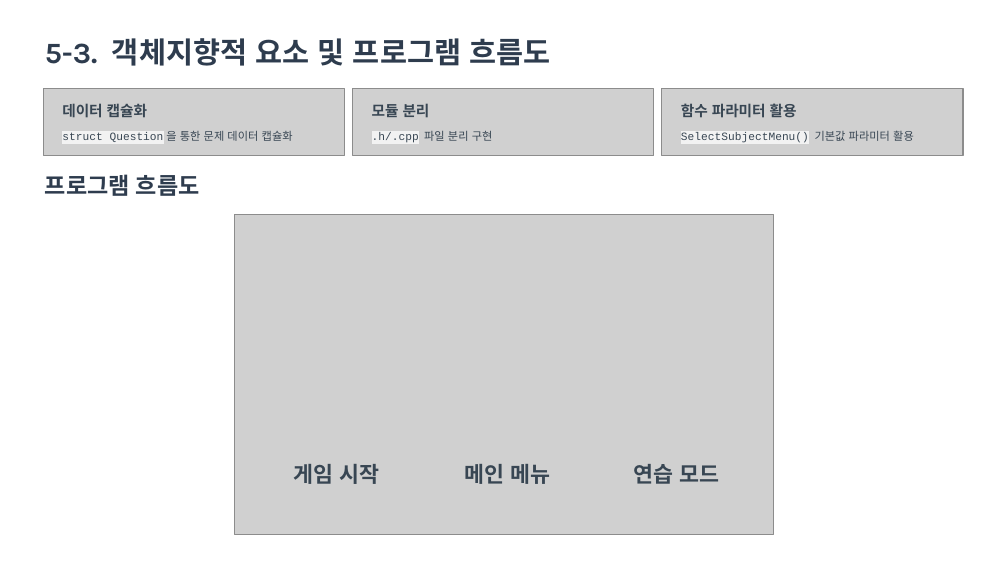
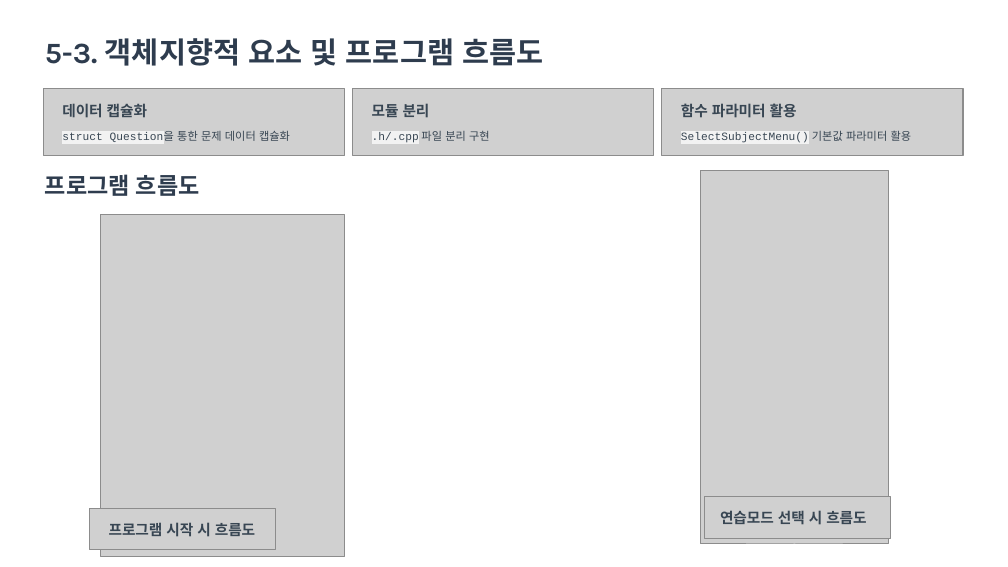
Before and after one commit to KCH-kmu/OOP-Team-Icetea, a slide deck: slide 9 of 팀 아이스티 최종발표 슬라이드.pptx. Drawn at 1008x567 pixels with LibreOffice and Linux fonts; fonts in the diff are those of the drawing; grey boxes stand for pictures; background and template pictures are left out. Boxes give left, top, right and bottom in pixels: in the first picture for what was removed or moved away, otherwise in the second. Text is boxed around its words. In the diff, an @@ line names an element or a change of style, - is before the commit and + after.

```diff
--- a/팀 아이스티 최종발표 슬라이드.pptx
+++ b/팀 아이스티 최종발표 슬라이드.pptx
@@ picture added at bbox=[701, 170, 888, 544] @@
@@ picture added at bbox=[101, 215, 345, 557] @@
@@ picture removed at bbox=[234, 215, 773, 535] @@
@@ text removed at bbox=[293, 464, 379, 484] @@
-게임 시작
@@ text removed at bbox=[465, 464, 551, 484] @@
-메인 메뉴
@@ picture added at bbox=[89, 508, 275, 549] @@
@@ picture added at bbox=[705, 497, 891, 538] @@
@@ text added at bbox=[109, 522, 255, 537], 10.5 pt, text #384653, bold @@
+프로그램 시작 시 흐름도
@@ text at bbox=[720, 510, 866, 525]: text changed; size 15.5 to 10.5 pt @@
-연습 모드
+연습모드 선택 시 흐름도
```
Also in this commit, not shown: 1 other slide changed, 8 other files.
